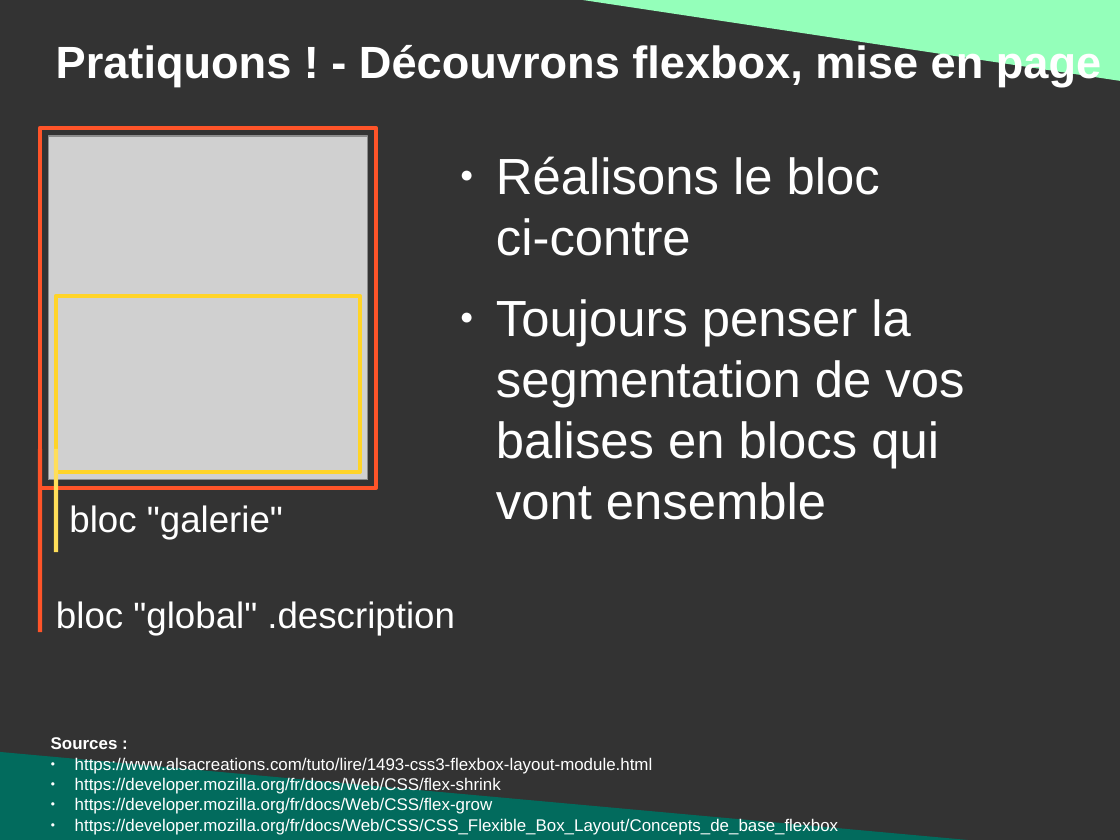
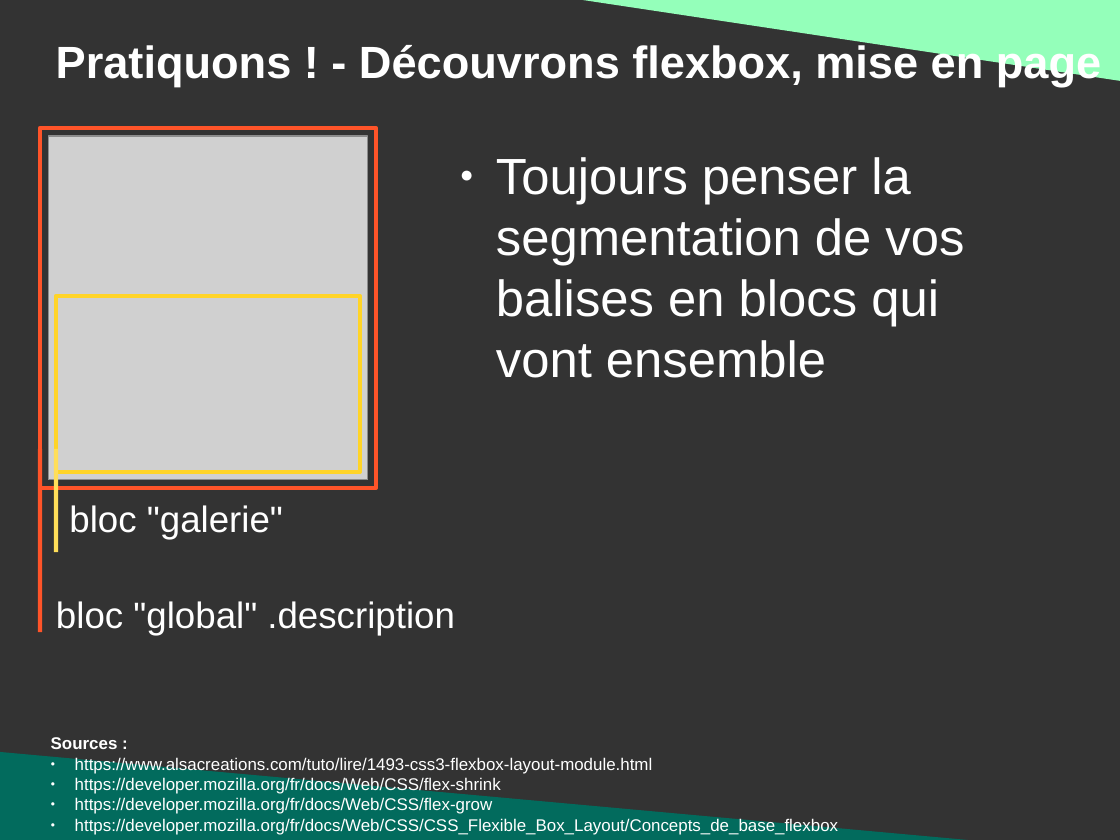
Before and after one commit to DanYellow/presentations, a slide deck: slide 134 of mmi/html/travaux-pratiques/numero-2/presentation.odp (slide 119 before the commit). Drawn at 1120x840 pixels with LibreOffice and Linux fonts; fonts in the diff are those of the drawing; grey boxes stand for pictures. Boxes give left, top, right and bottom in pixels: in the first picture for what was removed or moved away, otherwise in the second. Text is boxed around its words. In the diff, an @@ line names an element or a change of style, - is before the commit and + after.

```diff
--- a/mmi/html/travaux-pratiques/numero-2/presentation.odp
+++ b/mmi/html/travaux-pratiques/numero-2/presentation.odp
@@ text at (496,156,880,256): paragraph removed @@
-● Réalisons le bloc
-  ci-contre
```
Also in this commit, not shown: 5 other slides changed, 16 slides added, 1 slide removed, 4 other files.
